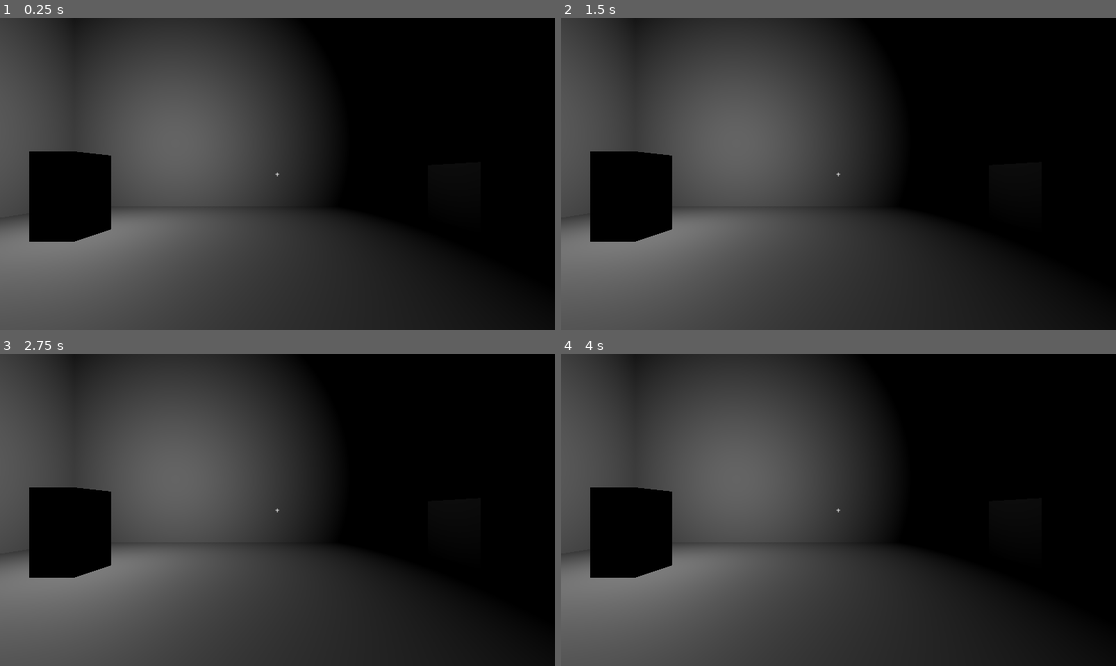
Above: before the commit, frames 1-4 (two rows, left to right).
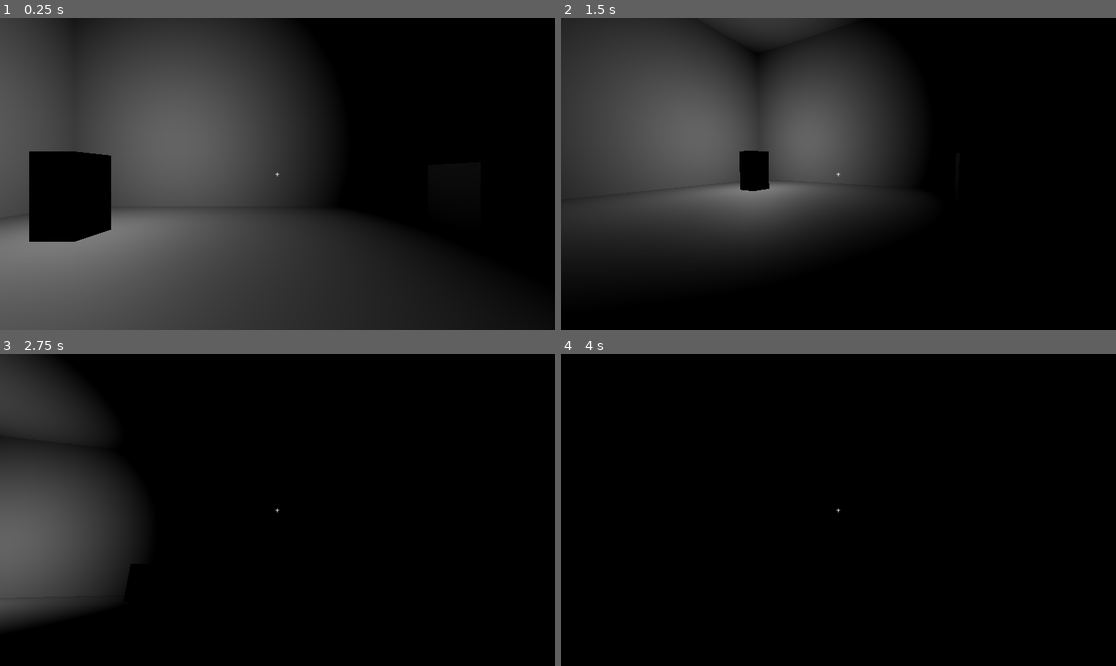
Above: after the commit, the same moments.

Repository: Sydb44/project-chimera
Game: Godot game, scene res://TestHangar.tscn
Two runs of this game, one before a commit and one after it. Both use one fixed random seed, a clock stepped at 60 frames per second and the inputs below. The project has no main scene, so this scene is started directly.
Inputs (mouse positions are in pixels of both pictures, inside the frame that each line leads up to):
- Up to frame 1 (0.25 s): no input
- Up to frame 2 (1.5 s): tap Enter at 0.5 s; move the mouse to (960, 158) at 0.52 s; hold D (right) 0.53-1.28 s; tap E (interact) at 0.6, 1.35 s; move the mouse to (727, 189) at 1.27 s; hold S (backward) from 1.28 s (still down)
- Up to frame 3 (2.75 s): move the mouse to (333, 441) at 2.02 s; release S (backward) at 2.03 s; hold D (right) from 2.03 s (still down); tap E (interact) at 2.1 s
- Up to frame 4 (4 s): move the mouse to (810, 572) at 2.77 s; release D (right) at 2.78 s; hold W (forward) 2.78-3.53 s; tap E (interact) at 2.85, 3.6 s; move the mouse to (1005, 556) at 3.52 s; hold A (left) from 3.53 s (still down)

The runs differ from the first frame. In frame 1, less than 0.1% of the frame differs, in the area x 13-21%, y 67-72%; in frame 2, 36%; in frame 3, 57%; in frame 4, 59%, in the area x 0-84%, y 0-100%.
Error before the commit: Parse Error: Mixed use of tabs and spaces for indentation. (res://scripts/player/first_person_controller.gd:70)

Commit message:
fix(indentation): resolve mixed tabs and spaces in player controller
Co-Authored-By: ufozn123@gmail.com <ufozn123@gmail.com>

Diff:
--- a/scripts/player/first_person_controller.gd
+++ b/scripts/player/first_person_controller.gd
@@ -68,8 +68,8 @@
 	# If we are looking at the same target, we can still update its text if needed
 	# This handles the case where the component's state changes while we are looking at it
 	elif is_instance_valid(current_target):
-		 var component = current_target.ship_component
-		 var status = "Powered" if component.is_powered else "Offline"
-		 var new_text = "%s | Condition: %d%% | Status: %s" % [current_target.name, component.condition * 100, status]
-		 if hud_label.text != new_text:
-			 hud_label.text = new_text
+		var component = current_target.ship_component
+		var status = "Powered" if component.is_powered else "Offline"
+		var new_text = "%s | Condition: %d%% | Status: %s" % [current_target.name, component.condition * 100, status]
+		if hud_label.text != new_text:
+			hud_label.text = new_text
